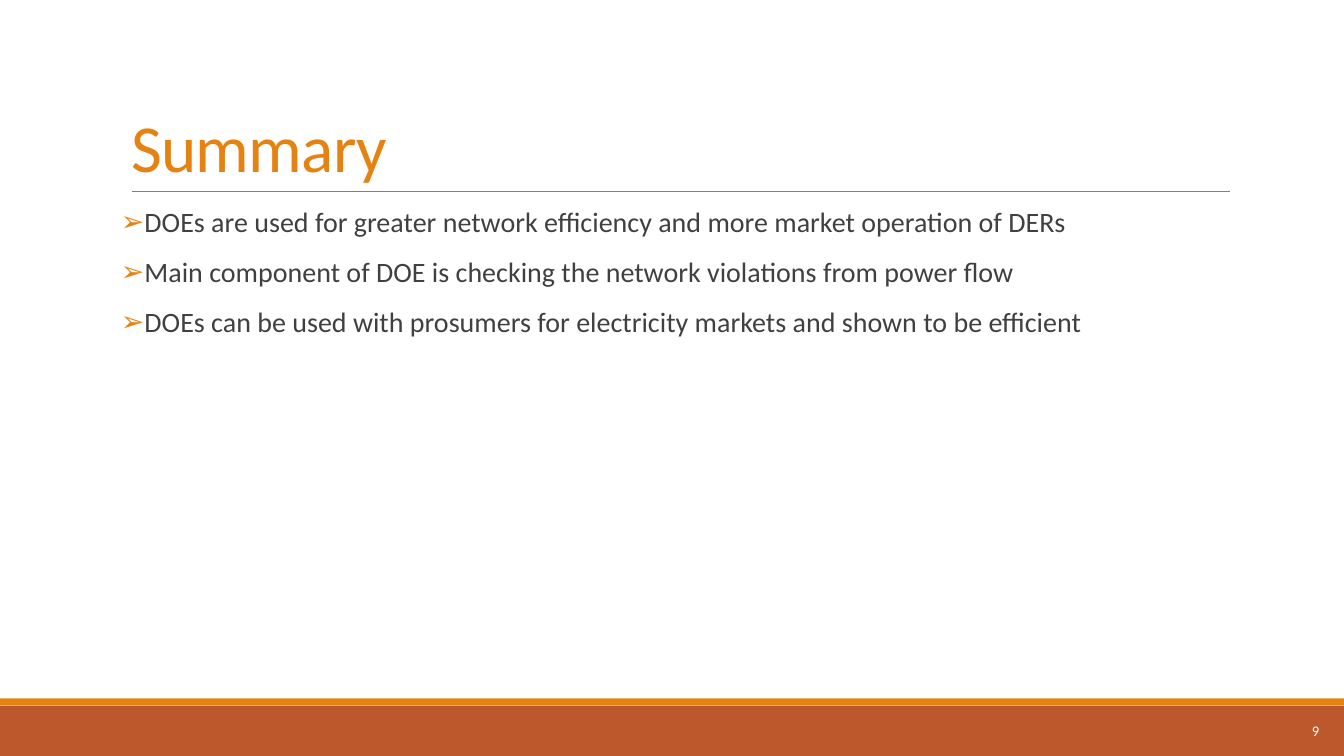
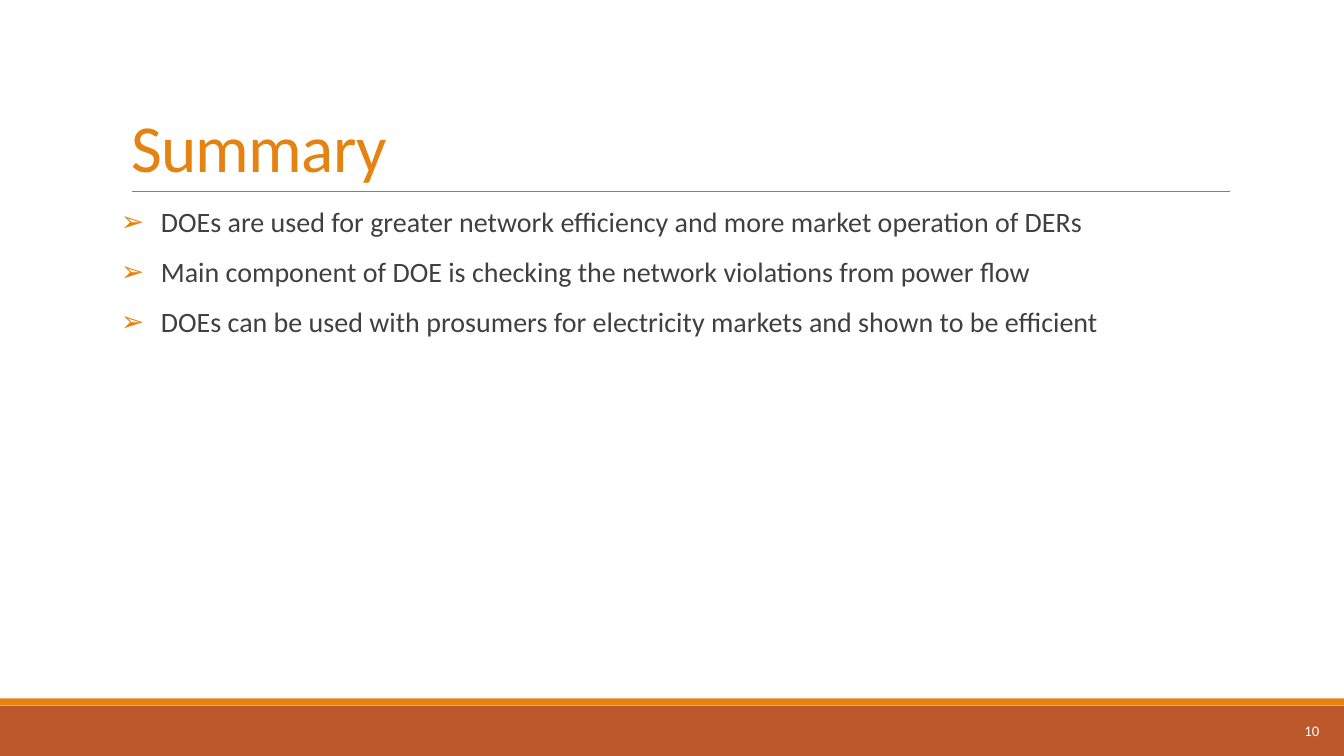
Before and after one commit to athuljosep/Power_System_Analysis, a slide deck: slide 10 of Seminar/Dynamic Operating Envelope.pptx (slide 9 before the commit). Drawn at 1344x756 pixels with LibreOffice and Linux fonts; fonts in the diff are those of the drawing. Boxes give left, top, right and bottom in pixels: in the first picture for what was removed or moved away, otherwise in the second. Text is boxed around its words. In the diff, an @@ line names an element or a change of style, - is before the commit and + after.

```diff
--- a/Seminar/Dynamic Operating Envelope.pptx
+++ b/Seminar/Dynamic Operating Envelope.pptx
@@ text "DOEs are used for greater ..." at (161,212,1097,337): indent changed @@
@@ page number at (1304,726,1319,736): text changed @@
-9
+10
```
Also in this commit, not shown: 7 other slides changed, 1 slide added.
